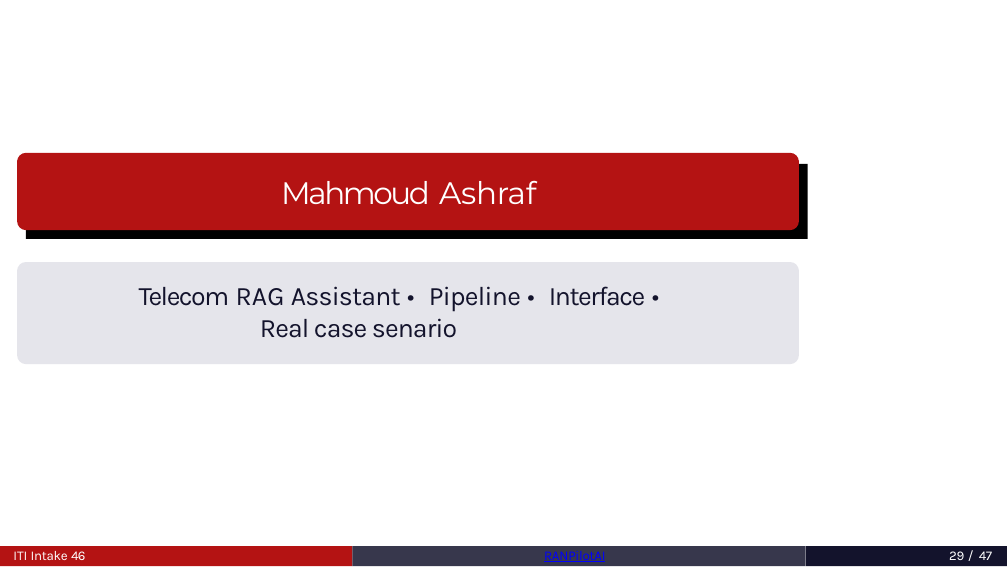
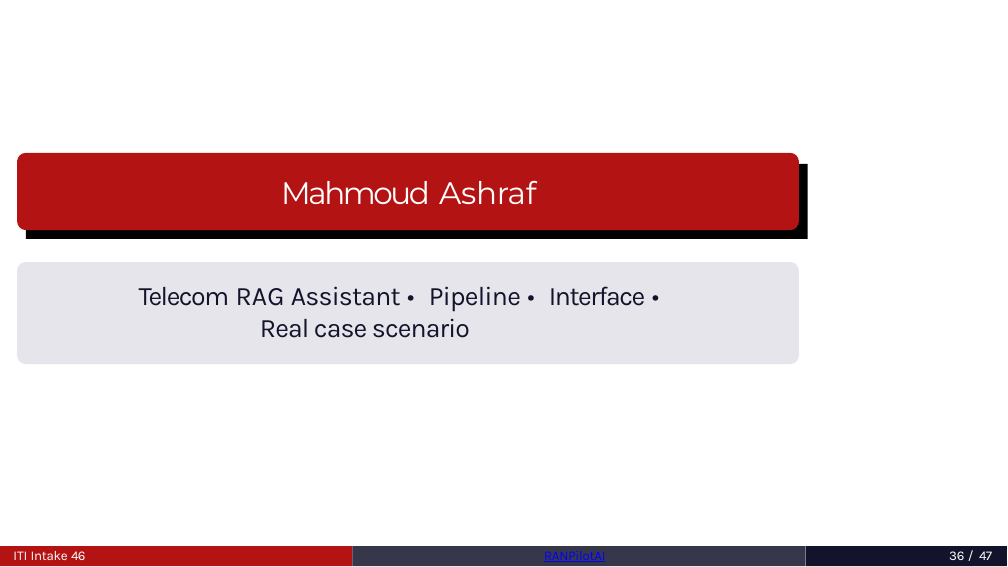
Before and after one commit to MahmoudAshrafYadem/ITI-Graduation_project, a slide deck: slide 36 of RANPilotAi_Graduation_Project_BOOK/presentation.pptx (slide 29 before the commit). Drawn at 1008x567 pixels with LibreOffice and Linux fonts; fonts in the diff are those of the drawing. Boxes give left, top, right and bottom in pixels: in the first picture for what was removed or moved away, otherwise in the second. Text is boxed around its words. In the diff, an @@ line names an element or a change of style, - is before the commit and + after.

```diff
--- a/RANPilotAi_Graduation_Project_BOOK/presentation.pptx
+++ b/RANPilotAi_Graduation_Project_BOOK/presentation.pptx
@@ text at <box>139,286,645,338</box>: text changed @@
-Telecom RAG Assistant • Pipeline • Interface • Real case senario
+Telecom RAG Assistant • Pipeline • Interface • Real case scenario
@@ page number at <box>949,551,992,560</box>: text changed @@
-29 / 47
+36 / 47
```
Also in this commit, not shown: 1 other slide changed, 14 slides added, 6 slides removed.
